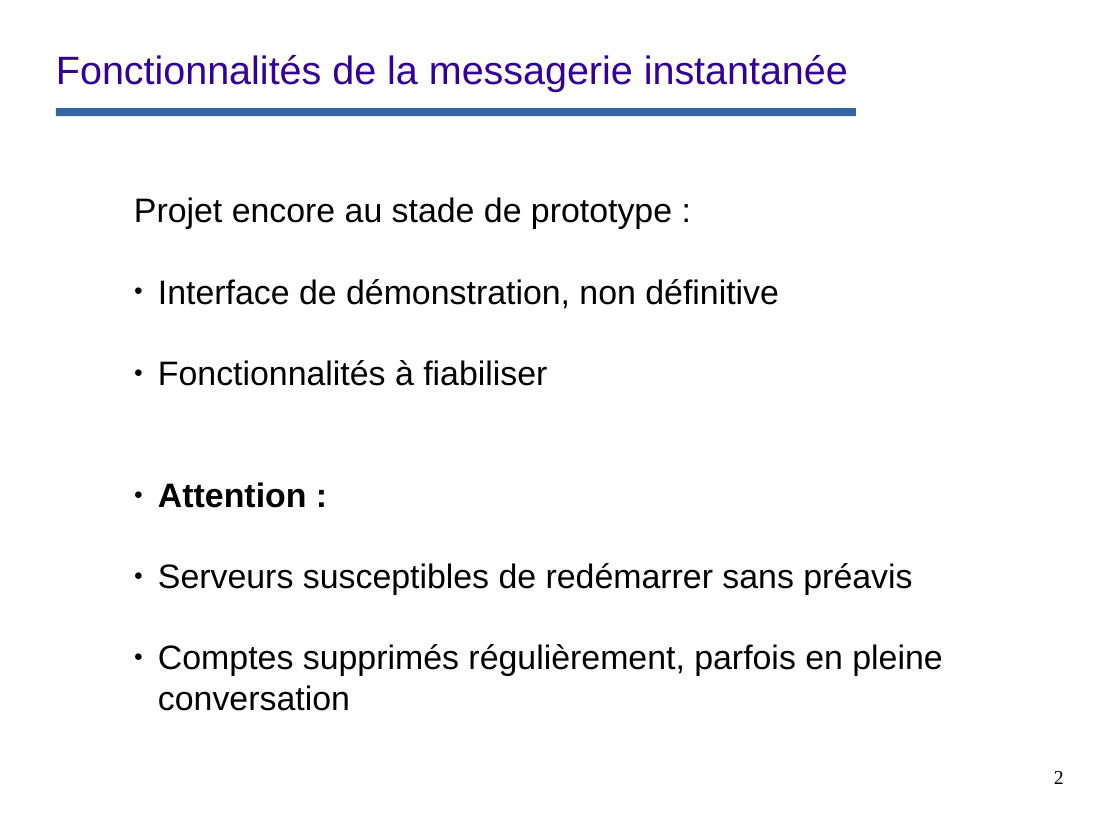
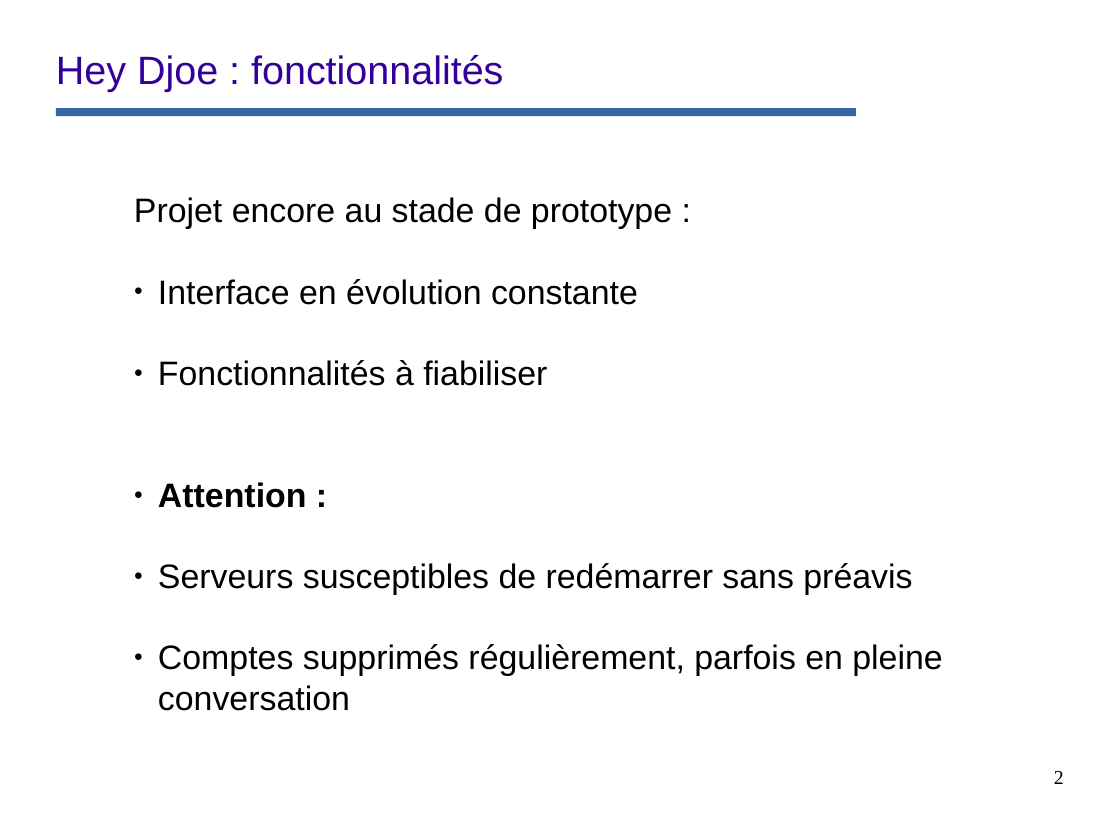
Before and after one commit to remipassmoilesel/heydjoe, a slide deck: slide 2 of opt/documentation/diapo-functionalities.odp. Drawn at 1120x840 pixels with LibreOffice and Linux fonts; fonts in the diff are those of the drawing; background and template pictures are left out. Boxes give left, top, right and bottom in pixels: in the first picture for what was removed or moved away, otherwise in the second. Text is boxed around its words. In the diff, an @@ line names an element or a change of style, - is before the commit and + after.

```diff
--- a/opt/documentation/diapo-functionalities.odp
+++ b/opt/documentation/diapo-functionalities.odp
@@ title at [56,55,503,92]: text changed @@
-Fonctionnalités de la messagerie instantanée
+Hey Djoe : fonctionnalités
@@ text at [158,279,638,305]: text changed @@
-● Interface de démonstration, non définitive
+● Interface en évolution constante
```
Also in this commit, not shown: 5 other slides changed, 15 slides added, 11 slides removed, 15 other files.
